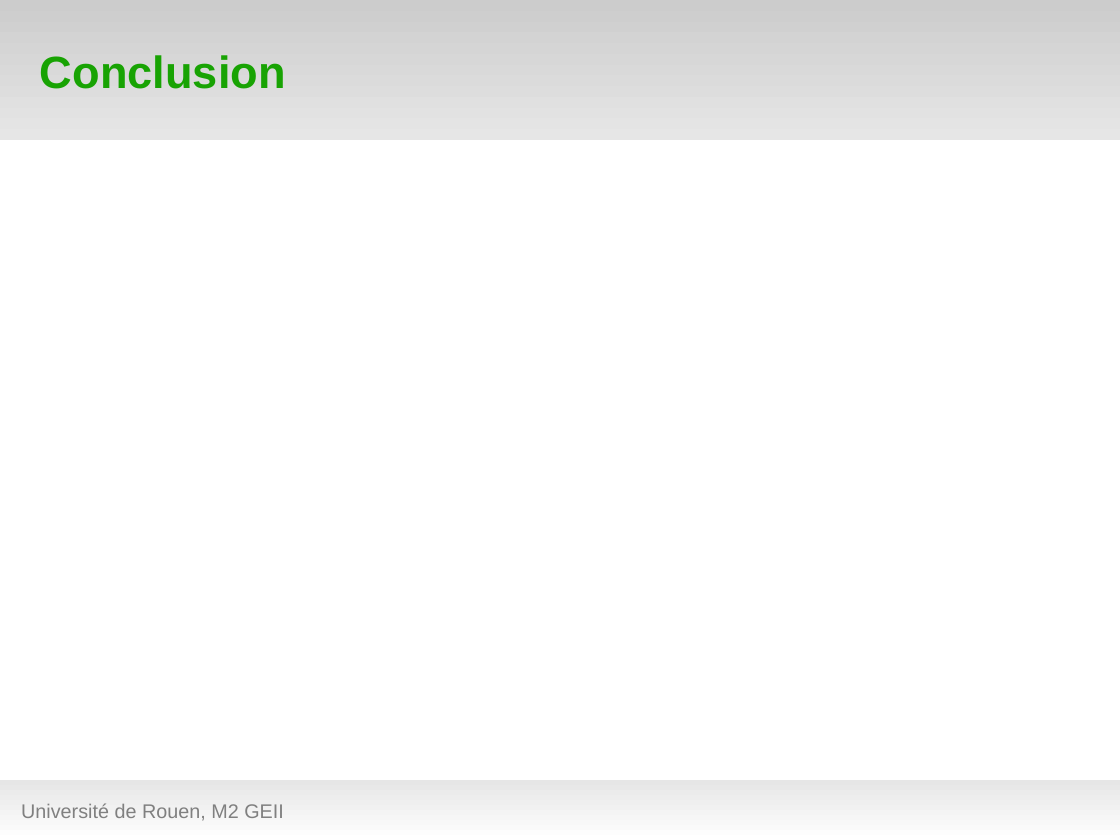
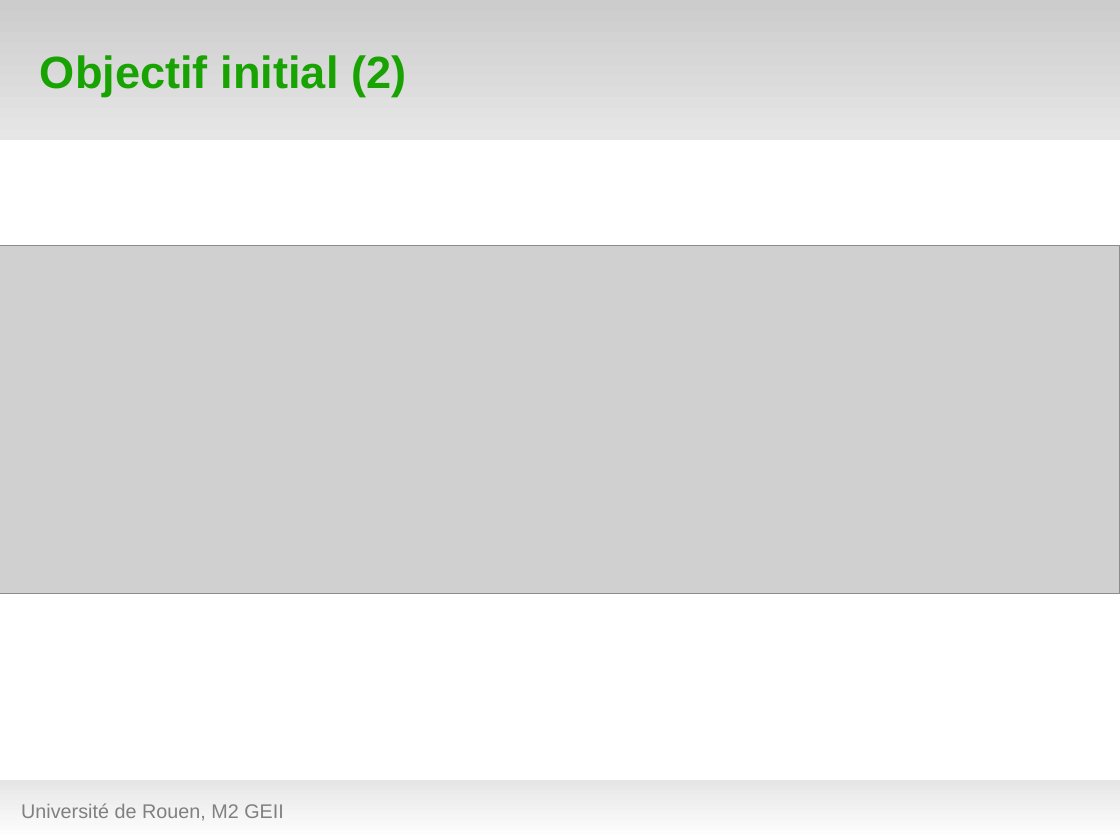
Before and after one commit to hanzenok/dataexp, a slide deck: slide 8 of presentation/test_green7.odp (slide 19 before the commit). Drawn at 1120x840 pixels with LibreOffice and Linux fonts; fonts in the diff are those of the drawing; grey boxes stand for pictures; background and template pictures are left out. Boxes give left, top, right and bottom in pixels: in the first picture for what was removed or moved away, otherwise in the second. Text is boxed around its words. In the diff, an @@ line names an element or a change of style, - is before the commit and + after.

```diff
--- a/presentation/test_green7.odp
+++ b/presentation/test_green7.odp
@@ title at (40,55,406,96): text changed @@
-Conclusion
+Objectif initial (2)
@@ picture added at (0,245,1120,594) @@
```
Also in this commit, not shown: 7 other slides changed, 3 slides added, 1 other file.
